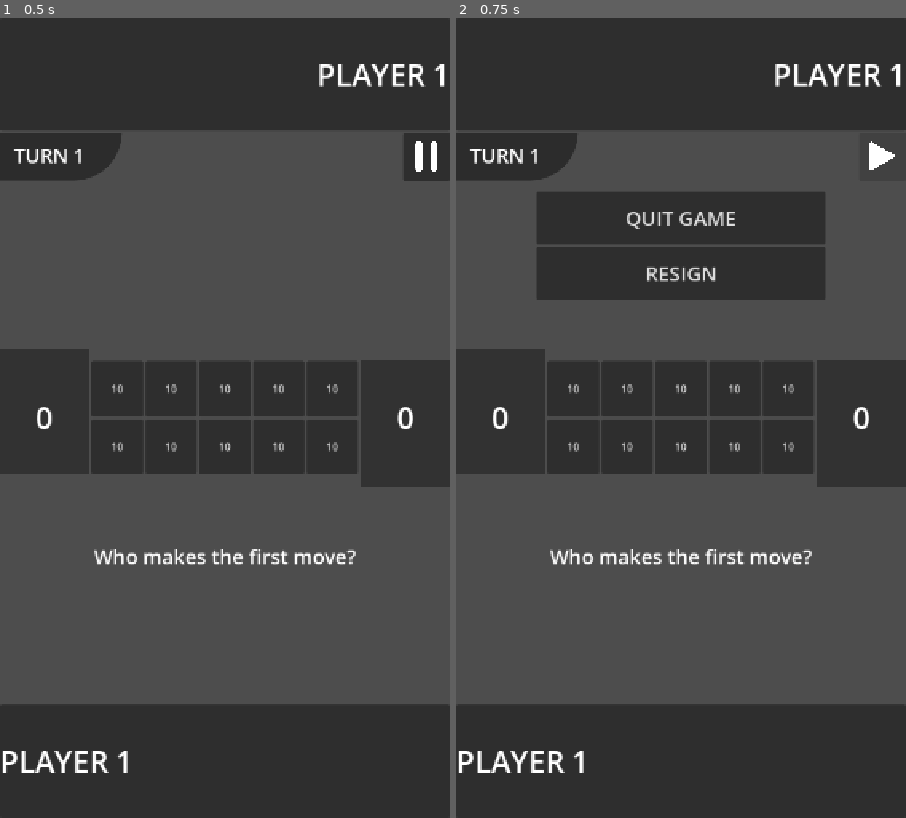
Above: before the commit, frames 1-2 (left to right).
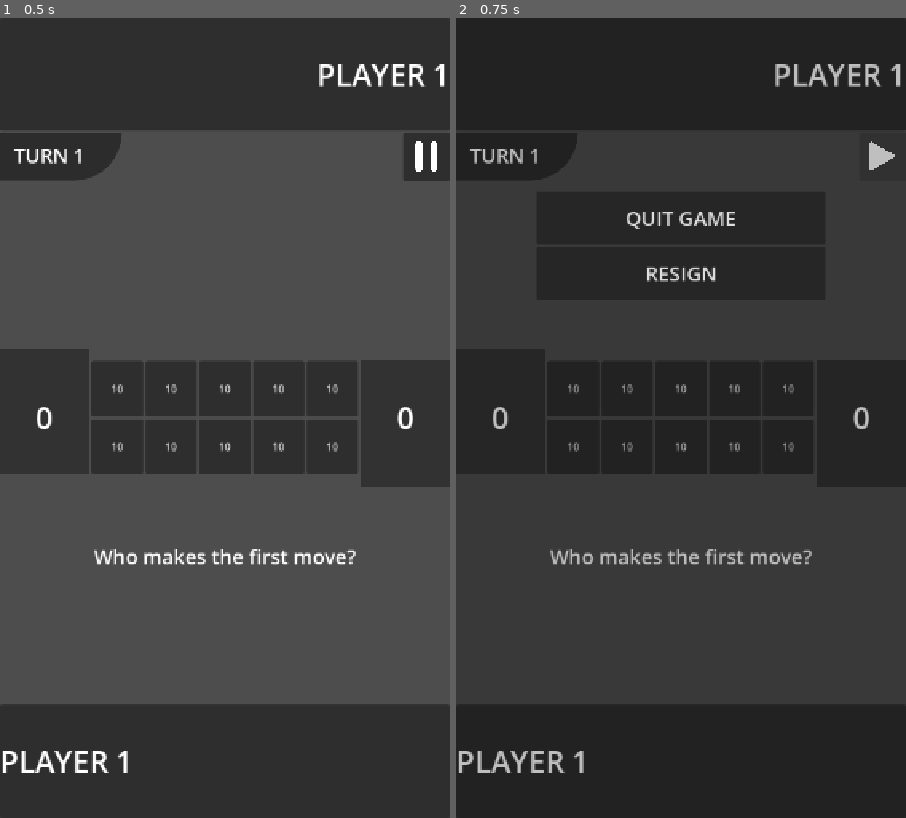
Above: after the commit, the same moments.

Repository: LeYohan-rgb/trad-games-hub
Game: Godot game, scene res://Scenes/adjiboto_room.tscn
Same seed, same stepped clock (60 frames per second), same inputs: the game is played once before the commit and once after it. This scene is started directly instead of the project's main scene.
Inputs (mouse positions are in pixels of both pictures, inside the frame that each line leads up to):
- Up to frame 1 (0.5 s): no input
- Up to frame 2 (0.75 s): click (883, 154) at 0.5 s

Frame 1 is identical in both runs. In frame 2, 1.7% of the frame differs, in the area x 0-99%, y 5-95%.
Error before the commit: Out of bounds get index '0' (on base: 'Array[String]') (res://Scripts/adjiboto_room.gd:110)
Error after the commit: Out of bounds get index '0' (on base: 'Array[String]') (res://Scripts/adjiboto_room.gd:113)

Commit message:
Added a fading screen as an option

Diff:
--- a/Scenes/adjiboto_room.tscn
+++ b/Scenes/adjiboto_room.tscn
@@ -88,55 +88,58 @@
 icon = ExtResource("2_p61nw")
 expand_icon = true
 
-[node name="pause_panel" type="VBoxContainer" parent="Control2" unique_id=1228387858]
+[node name="CanvasLayer" type="CanvasLayer" parent="Control2" unique_id=692338725]
+layer = 2
+
+[node name="pause_panel" type="VBoxContainer" parent="Control2/CanvasLayer" unique_id=1228387858]
 visible = false
-layout_mode = 1
+z_index = 1
 anchors_preset = 8
 anchor_left = 0.5
 anchor_top = 0.5
 anchor_right = 0.5
 anchor_bottom = 0.5
 offset_left = -231.0
-offset_top = -86.5
+offset_top = -362.0
 offset_right = 231.0
-offset_bottom = 86.5
-grow_horizontal = 2
-grow_vertical = 2
-
-[node name="quit_game_btn" type="Button" parent="Control2/pause_panel" unique_id=1306577378]
+offset_bottom = -189.0
+grow_horizontal = 2
+grow_vertical = 2
+
+[node name="quit_game_btn" type="Button" parent="Control2/CanvasLayer/pause_panel" unique_id=1306577378]
 layout_mode = 2
 size_flags_horizontal = 3
 size_flags_vertical = 3
 theme_override_font_sizes/font_size = 32
 text = "QUIT GAME"
 
-[node name="resign_btn" type="Button" parent="Control2/pause_panel" unique_id=1746206388]
+[node name="resign_btn" type="Button" parent="Control2/CanvasLayer/pause_panel" unique_id=1746206388]
 layout_mode = 2
 size_flags_horizontal = 3
 size_flags_vertical = 3
 theme_override_font_sizes/font_size = 32
 text = "RESIGN"
 
-[node name="winning_panel" type="VBoxContainer" parent="Control2" unique_id=1888657374]
-layout_mode = 1
+[node name="winning_panel" type="VBoxContainer" parent="Control2/CanvasLayer" unique_id=1888657374]
+visible = false
 anchors_preset = 8
 anchor_left = 0.5
 anchor_top = 0.5
 anchor_right = 0.5
 anchor_bottom = 0.5
 offset_left = -319.0
-offset_top = -83.5
+offset_top = -359.0
 offset_right = 308.0
-offset_bottom = 139.5
-grow_horizontal = 2
-grow_vertical = 2
-
-[node name="Panel" type="Panel" parent="Control2/winning_panel" unique_id=1365997708]
+offset_bottom = -136.0
+grow_horizontal = 2
+grow_vertical = 2
+
+[node name="Panel" type="Panel" parent="Control2/CanvasLayer/winning_panel" unique_id=1365997708]
 layout_mode = 2
 size_flags_vertical = 3
 size_flags_stretch_ratio = 3.0
 
-[node name="winning_lbl" type="Label" parent="Control2/winning_panel/Panel" unique_id=434715294]
+[node name="winning_lbl" type="Label" parent="Control2/CanvasLayer/winning_panel/Panel" unique_id=434715294]
 layout_mode = 1
 anchors_preset = 15
 anchor_right = 1.0
@@ -149,17 +152,17 @@
 horizontal_alignment = 1
 vertical_alignment = 1
 
-[node name="HBoxContainer" type="HBoxContainer" parent="Control2/winning_panel" unique_id=2030828834]
-layout_mode = 2
-size_flags_vertical = 3
-
-[node name="win_quit_game_btn" type="Button" parent="Control2/winning_panel/HBoxContainer" unique_id=99227714]
+[node name="HBoxContainer" type="HBoxContainer" parent="Control2/CanvasLayer/winning_panel" unique_id=2030828834]
+layout_mode = 2
+size_flags_vertical = 3
+
+[node name="win_quit_game_btn" type="Button" parent="Control2/CanvasLayer/winning_panel/HBoxContainer" unique_id=99227714]
 layout_mode = 2
 size_flags_horizontal = 3
 theme_override_font_sizes/font_size = 25
 text = "QUIT GAME"
 
-[node name="replay_btn" type="Button" parent="Control2/winning_panel/HBoxContainer" unique_id=1566190729]
+[node name="replay_btn" type="Button" parent="Control2/CanvasLayer/winning_panel/HBoxContainer" unique_id=1566190729]
 layout_mode = 2
 size_flags_horizontal = 3
 theme_override_font_sizes/font_size = 25
@@ -353,11 +356,23 @@
 horizontal_alignment = 1
 vertical_alignment = 1
 
+[node name="CanvasLayer" type="CanvasLayer" parent="." unique_id=708826155]
+
+[node name="ColorRect" type="ColorRect" parent="CanvasLayer" unique_id=572933584]
+modulate = Color(1, 1, 1, 0)
+anchors_preset = 15
+anchor_right = 1.0
+anchor_bottom = 1.0
+grow_horizontal = 2
+grow_vertical = 2
+mouse_filter = 2
+color = Color(0, 0, 0, 1)
+
 [connection signal="pressed" from="Control2/pause_button" to="." method="_on_pause_button_pressed"]
-[connection signal="pressed" from="Control2/pause_panel/quit_game_btn" to="." method="_on_quit_game_btn_pressed"]
-[connection signal="pressed" from="Control2/pause_panel/resign_btn" to="." method="_on_resign_btn_pressed"]
-[connection signal="pressed" from="Control2/winning_panel/HBoxContainer/win_quit_game_btn" to="." method="_on_win_quit_game_btn_pressed"]
-[connection signal="pressed" from="Control2/winning_panel/HBoxContainer/replay_btn" to="." method="_on_replay_btn_pressed"]
+[connection signal="pressed" from="Control2/CanvasLayer/pause_panel/quit_game_btn" to="." method="_on_quit_game_btn_pressed"]
+[connection signal="pressed" from="Control2/CanvasLayer/pause_panel/resign_btn" to="." method="_on_resign_btn_pressed"]
+[connection signal="pressed" from="Control2/CanvasLayer/winning_panel/HBoxContainer/win_quit_game_btn" to="." method="_on_win_quit_game_btn_pressed"]
+[connection signal="pressed" from="Control2/CanvasLayer/winning_panel/HBoxContainer/replay_btn" to="." method="_on_replay_btn_pressed"]
 [connection signal="performed_move_on_hole" from="HBoxContainer/holes_container" to="." method="_on_holes_container_performed_move_on_hole"]
 [connection signal="pressed" from="HBoxContainer/holes_container/btn_2_5" to="HBoxContainer/holes_container" method="_on_btn_2_5_pressed"]
 [connection signal="pressed" from="HBoxContainer/holes_container/btn_2_4" to="HBoxContainer/holes_container" method="_on_btn_2_4_pressed"]
--- /dev/null
+++ b/Scenes/bul_room.tscn
@@ -0,0 +1,8 @@
+[gd_scene format=3 uid="uid://b5uv40w573i1i"]
+
+[node name="bul_room" type="VBoxContainer" unique_id=161942341]
+anchors_preset = 15
+anchor_right = 1.0
+anchor_bottom = 1.0
+grow_horizontal = 2
+grow_vertical = 2
--- a/Scenes/game_selector.tscn
+++ b/Scenes/game_selector.tscn
@@ -223,14 +223,26 @@
 theme_override_font_sizes/font_size = 25
 text = "DESCRIPTION"
 
-[node name="Button2" type="Button" parent="ScrollContainer/display_list" unique_id=630218704]
-custom_minimum_size = Vector2(0, 175)
-layout_mode = 2
-size_flags_vertical = 3
-offset_transform_enabled = true
-offset_transform_scale = Vector2(0.75, 0.75)
+[node name="bul_container" type="VBoxContainer" parent="ScrollContainer/display_list" unique_id=1876271309]
+custom_minimum_size = Vector2(0, 175)
+layout_mode = 2
+size_flags_vertical = 3
+offset_transform_enabled = true
+offset_transform_scale = Vector2(0.75, 0.75)
+
+[node name="pul_btn" type="Button" parent="ScrollContainer/display_list/bul_container" unique_id=1834727826]
+layout_mode = 2
+size_flags_vertical = 3
+offset_transform_enabled = true
 theme_override_font_sizes/font_size = 64
-text = "Komikan"
+text = "Bul"
+
+[node name="pul_desc" type="Button" parent="ScrollContainer/display_list/bul_container" unique_id=138777960]
+layout_mode = 2
+size_flags_vertical = 3
+size_flags_stretch_ratio = 0.25
+theme_override_font_sizes/font_size = 25
+text = "DESCRIPTION"
 
 [node name="Button3" type="Button" parent="ScrollContainer/display_list" unique_id=740658616]
 custom_minimum_size = Vector2(0, 175)
@@ -365,5 +377,7 @@
 [connection signal="item_selected" from="VBoxContainer/HBoxContainer/category_sort_btn" to="." method="_on_category_sort_btn_item_selected"]
 [connection signal="pressed" from="ScrollContainer/display_list/adjiboto_container/Adjiboto_btn" to="." method="_on_button_pressed"]
 [connection signal="pressed" from="ScrollContainer/display_list/adjiboto_container/adjiboto_desc" to="." method="_on_adjiboto_desc_pressed"]
+[connection signal="pressed" from="ScrollContainer/display_list/bul_container/pul_btn" to="." method="_on_pul_btn_pressed"]
+[connection signal="pressed" from="ScrollContainer/display_list/bul_container/pul_desc" to="." method="_on_pul_desc_pressed"]
 [connection signal="pressed" from="desc_box/Panel2/HBoxContainer/game_rules_btn" to="." method="_on_game_rules_btn_pressed"]
 [connection signal="pressed" from="desc_box/Panel2/HBoxContainer/history_btn" to="." method="_on_history_btn_pressed"]
--- a/Scripts/Global.gd
+++ b/Scripts/Global.gd
@@ -7,14 +7,20 @@
 var is_debugging : bool = false #ORIGIANL PROPORTION WAS 720 X 1280
 
 var list_of_available_games = [
-	"Adjiboto"
+	"Adjiboto",
+	"Bul"
 ]
 
 var game_dictionary : Dictionary = {
 	"Adjiboto" : {
 		"period": ["Modern"],
 		"region": ["America"],
-		"category": ["Board", "Sow"],
+		"category": ["Board", "Sow", "Two rows"],
+	},
+	"Bul" : {
+		"period": ["Modern"],
+		"region": ["America"],
+		"category": ["Board", "War", "Replacement", "Eliminate", "All"],
 	},
 }
 
@@ -50,6 +56,7 @@
 
 var game_names : Dictionary = {
 	1: "Adjiboto",
+	2: "Bul",
 }
 
 var game_rules : Dictionary = {
@@ -67,6 +74,7 @@
 WINNING CONDITION:
 A player wins when their opponent can no longer play on their turn (none of their holes has more than one stone). Howev …(248 unchanged characters)…
 ",
+2: "Idk"
 }
 
 var game_history : Dictionary = {
@@ -80,7 +88,8 @@
 90. Adjiboto, an African Game of the Bush-Negroes of Dutch Guiana (Melville J. Herskovits, Vol. 29 (Jul., 1929), pp. 122-127)
 
 REFERENCE FOR THE GAME HISTORY:
-https://mancala.fandom.com/wiki/Adji-boto"
+https://mancala.fandom.com/wiki/Adji-boto",
+2: "Idk"
 }
 
 #1 - ADJIBOTO
--- a/Scripts/adjiboto_room.gd
+++ b/Scripts/adjiboto_room.gd
@@ -9,20 +9,22 @@
 @onready var plr_1_stones_lbl = $HBoxContainer/adjiboto_boat_1/Label
 @onready var plr_2_stones_lbl = $HBoxContainer/adjiboto_boat_2/Label
 @onready var turn_lbl = $Control2/turn_panel/turn_lbl
-@onready var pause_panel = $Control2/pause_panel
+@onready var pause_panel = $Control2/CanvasLayer/pause_panel
 @onready var pause_btn = $Control2/pause_button
 @onready var disconnected_lbl = $player_2_panel/disconnected_lbl
-@onready var winning_panel = $Control2/winning_panel
-@onready var winning_lbl = $Control2/winning_panel/Panel/winning_lbl
-@onready var win_quit_game_btn = $Control2/winning_panel/HBoxContainer/win_quit_game_btn
+@onready var winning_panel = $Control2/CanvasLayer/winning_panel
+@onready var winning_lbl = $Control2/CanvasLayer/winning_panel/Panel/winning_lbl
+@onready var win_quit_game_btn = $Control2/CanvasLayer/winning_panel/HBoxContainer/win_quit_game_btn
 @onready var player_choser = $Control/first_plr_choser
-@onready var replay_btn = $Control2/winning_panel/HBoxContainer/replay_btn
+@onready var replay_btn = $Control2/CanvasLayer/winning_panel/HBoxContainer/replay_btn
 @onready var player_choser_player_2_btn = $Control/first_plr_choser/plr_chosen_btn
 @onready var player_choser_player_1_btn = $Control/first_plr_choser/bot_btn
+@onready var entire_screen = $CanvasLayer/ColorRect
 
 @onready var plr_2_stones_bg = $HBoxContainer/adjiboto_boat_2/ColorRect
 @onready var plr_1_stones_bg = $HBoxContainer/adjiboto_boat_1/ColorRect
 
+var entire_screen_fade_out = 0.25
 var modulate_color_1 = "e8dc0e"
 var modulate_color_2 = "00f3fd"
 var catch_modulate_color = "ff0000"
@@ -90,6 +92,7 @@
 		go_to_player_disconnected_announce()
 
 func set_up():
+	entire_screen.hide()
 	winning_panel.hide()
 
 	if Global.game_mode == 1:
@@ -502,9 +505,11 @@
 		end_the_game_and_enter_end_screen(return_whosever_turn_it_is())
 
 func end_the_game_and_enter_end_screen(outcome : int):
+	entire_screen.hide()
 	pause_panel.hide()
 	pause_btn.hide()
 	winning_panel.show()
+	entire_screen.show()
 
 	if Global.game_mode == 1:
 		if outcome == 0:
@@ -667,12 +672,15 @@
 
 func _on_pause_button_pressed() -> void:
 	if is_pausing_game:
+		entire_screen.hide()
 		pause_panel.hide()
 		is_pausing_game = false
 		pause_btn.icon = load("res://Graphics/general_icons/pause_icon.png")
 		return
 
 	is_pausing_game = true
+	entire_screen.show()
+	entire_screen.modulate.a = entire_screen_fade_out
 	pause_panel.show()
 	pause_btn.icon = load("res://Graphics/general_icons/resume_icon.png")
 
@@ -690,6 +698,7 @@
 
 	is_pausing_game = false
 	game_paused = true
+	entire_screen.hide()
 	pause_panel.hide()
 	pause_btn.icon = load("res://Graphics/general_icons/pause_icon.png")
 
@@ -747,6 +756,8 @@
 	replay_btn.text = "PLAY AGAIN"
 	win_quit_game_btn.show()
 	win_quit_game_btn.text = "QUIT GAME"
+	entire_screen.hide()
+	entire_screen.modulate.a = entire_screen_fade_out
 	pause_panel.hide()
 	pause_btn.icon = load("res://Graphics/general_icons/pause_icon.png")
 	holes_used_in_first_stage = []
@@ -1222,8 +1233,10 @@
 	await get_tree().create_timer(2.0).timeout
 	message_label.text = "The BOT wins the game!"
 	await get_tree().create_timer(2.0).timeout
+	entire_screen.hide()
 	pause_panel.hide()
 	pause_btn.hide()
 	winning_panel.show()
+	entire_screen.show()
 	winning_lbl.text = "THE BOT WINS!"
 	winning_lbl.add_theme_color_override("font_color", Color(modulate_color_2))
--- a/Scripts/game_selector.gd
+++ b/Scripts/game_selector.gd
@@ -17,6 +17,7 @@
 
 @onready var game_buttons = {
 	"Adjiboto" : $ScrollContainer/display_list/adjiboto_container,
+	"Bul" : $ScrollContainer/display_list/bul_container
 }
 # Called when the node enters the scene tree for the first time.
 func _ready() -> void:
@@ -131,3 +132,13 @@
 func _on_category_sort_btn_item_selected(index: int) -> void:
 	category_index = index
 	sort_everything()
+
+
+func _on_pul_btn_pressed() -> void:
+	Global.playing_game = 2
+	get_tree().change_scene_to_file("res://Scenes/choosing_game_mode.tscn")
+
+
+func _on_pul_desc_pressed() -> void:
+	game_showing = 2
+	show_desc_box(2)
Binary file added: Graphics/game_rules_images/Bul.png
Not shown, added: Graphics/game_rules_images/Bul.png.import
Binary file added: Graphics/history_images/Bul.png
Not shown, added: Graphics/history_images/Bul.png.import
